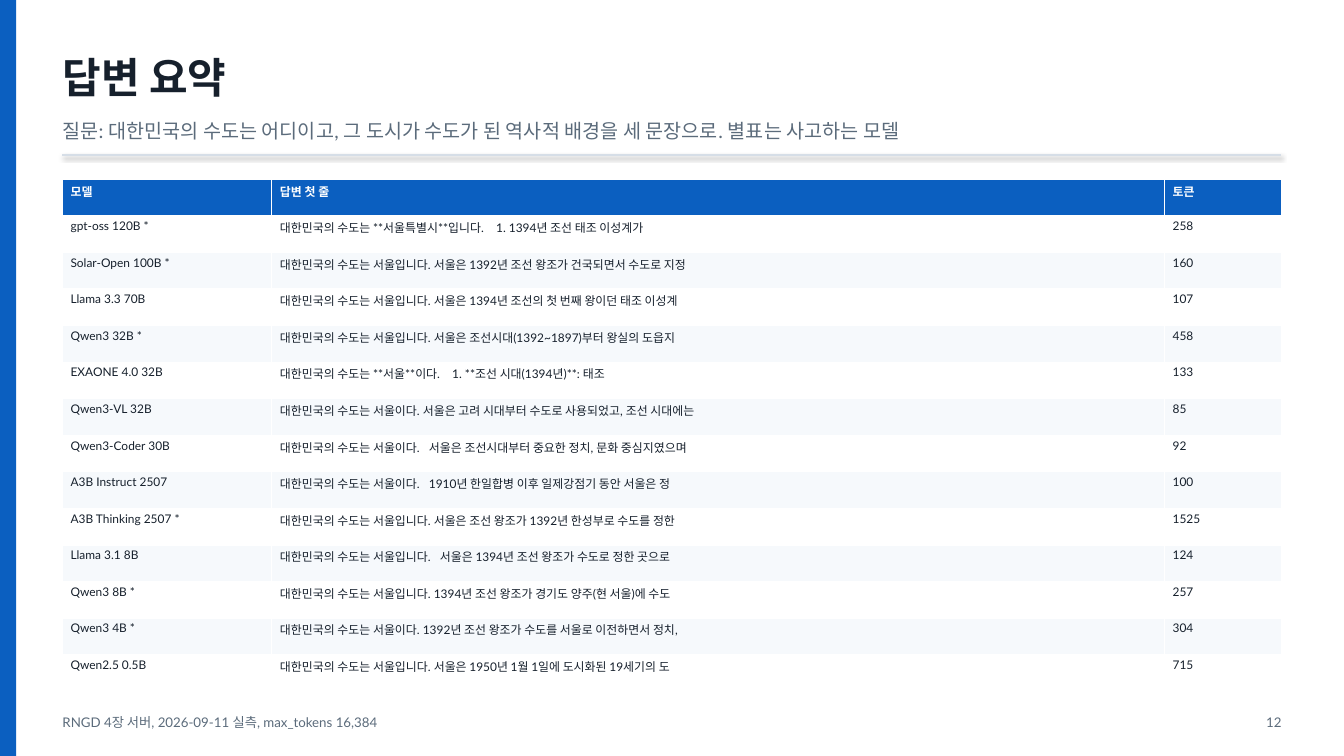
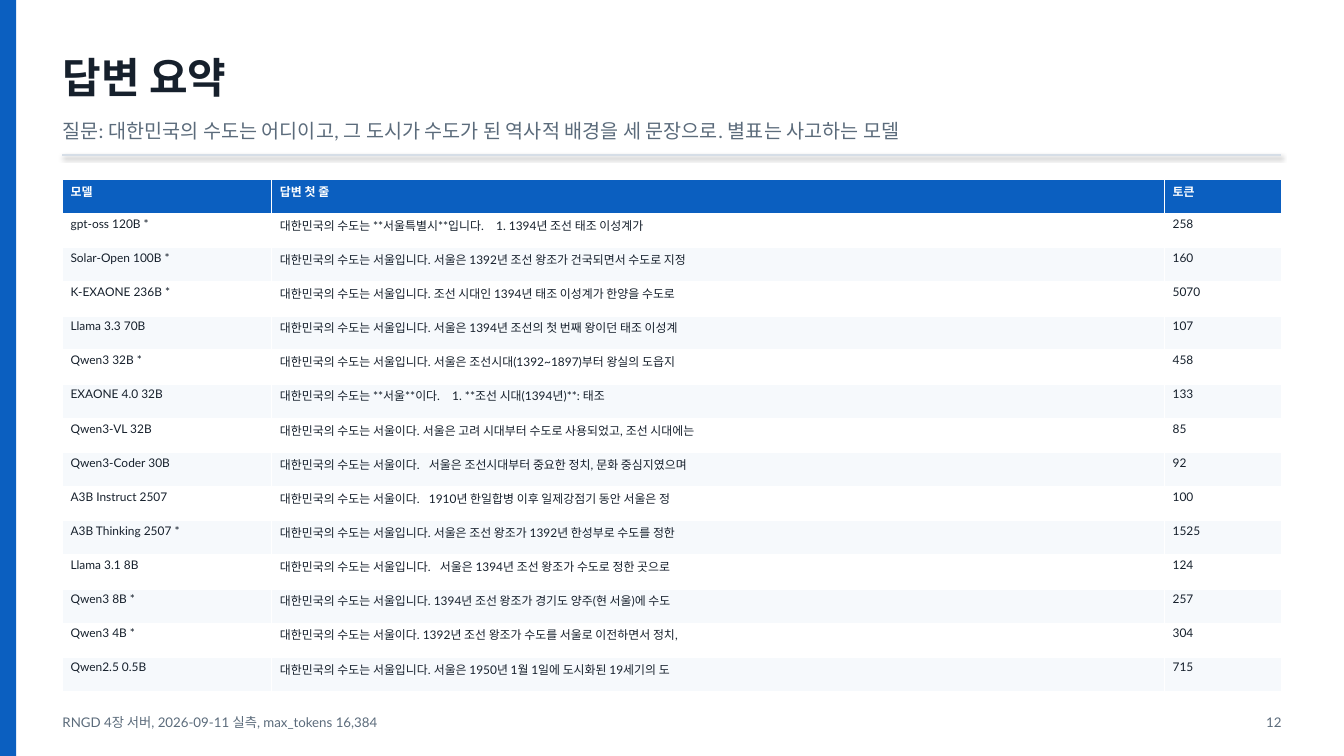
Before and after one commit to SOTA-PNU/RNGD-proj, a slide deck: slide 13 of Model_Benchmark/rngd-npu/bench_prebuilt_vs_custom/모델별-성능정리-2026-09-11.pptx. Drawn at 1344x756 pixels with LibreOffice and Linux fonts; fonts in the diff are those of the drawing. Boxes give left, top, right and bottom in pixels: in the first picture for what was removed or moved away, otherwise in the second. Text is boxed around its words. In the diff, an @@ line names an element or a change of style, - is before the commit and + after.

```diff
--- a/Model_Benchmark/rngd-npu/bench_prebuilt_vs_custom/모델별-성능정리-2026-09-11.pptx
+++ b/Model_Benchmark/rngd-npu/bench_prebuilt_vs_custom/모델별-성능정리-2026-09-11.pptx
@@ table at box(63, 179, 1282, 692) @@
+row 4: K-EXAONE 236B * | 대한민국의 수도는 서울입니다. 조선 시대인 1394년 태조 이성계가 한양을 수도로 | 5070
```
Also in this commit, not shown: 36 other slides changed, 2 slides added, 19 other files.
